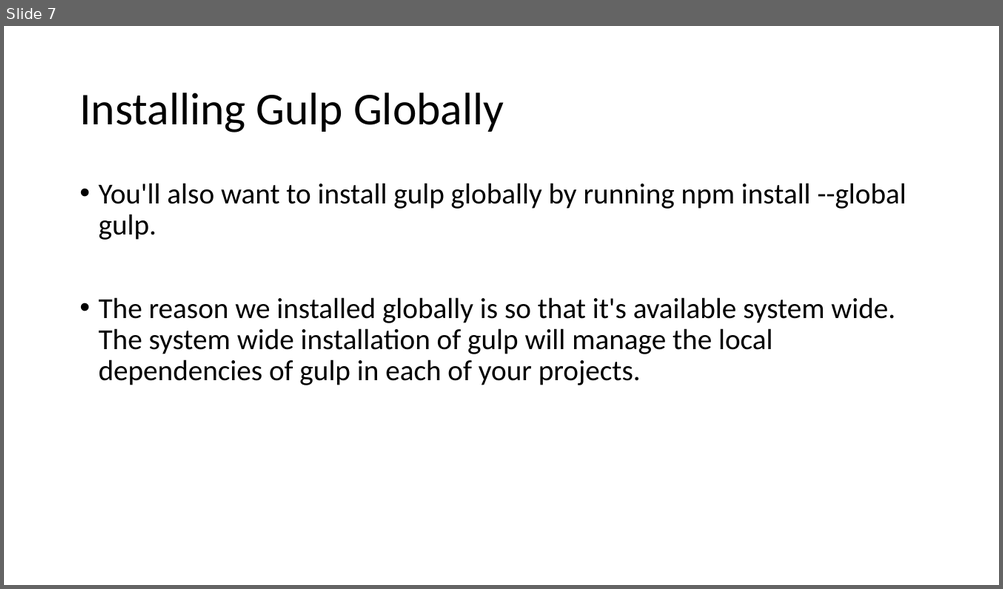
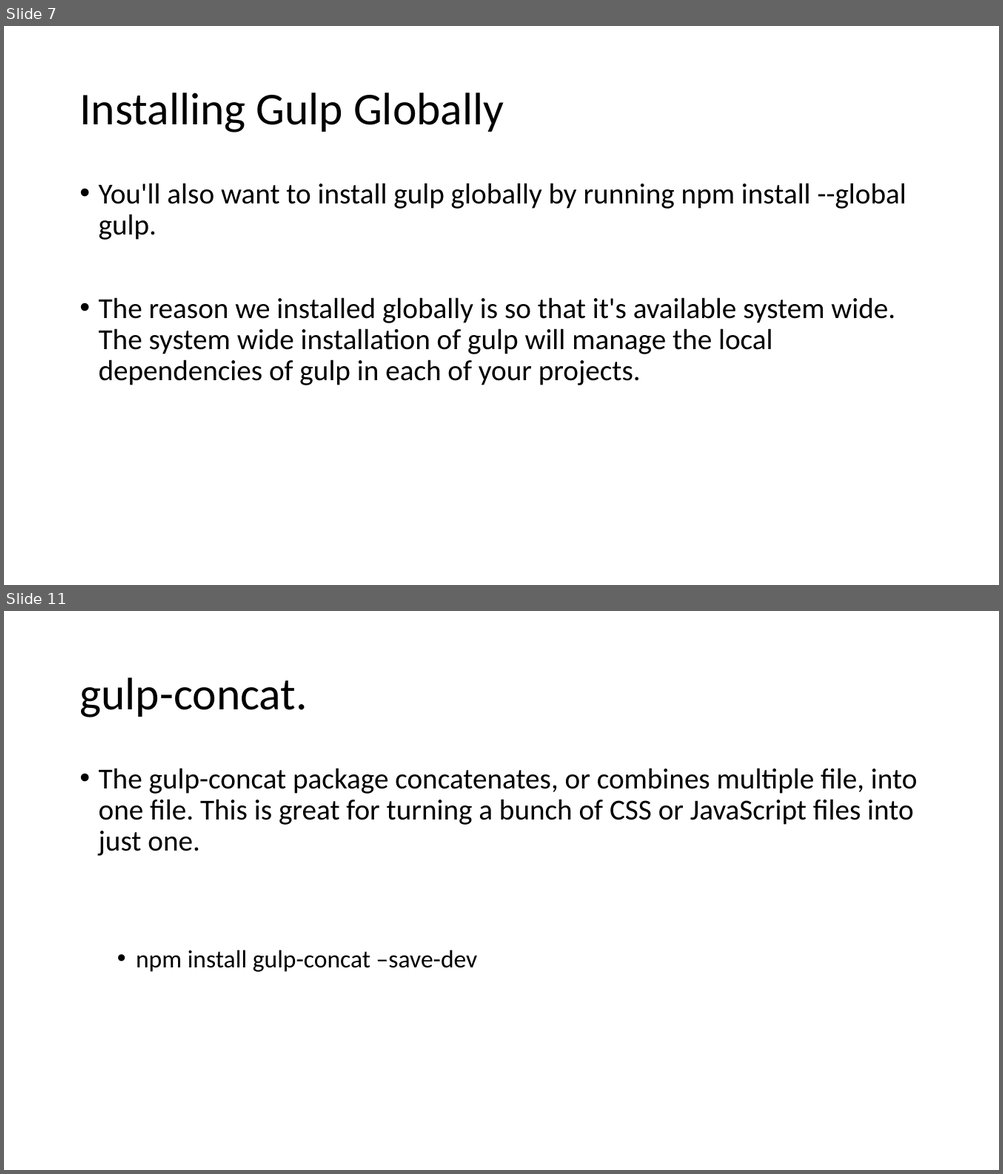
Before and after one commit to AbWahab07/TH-Gulp, a slide deck: Gulp Basics.pptx. Shown one above the other, each under a label of ours: slide 7 before the commit, slides 7 and 11 after it; the slides between them are not shown. The pictures are 1003x589 and 1003x1174 pixels, drawn with LibreOffice and Linux fonts; fonts in the diff are those of the drawing. Boxes give left, top, right and bottom in pixels: in the first picture for what was removed or moved away, otherwise in the second. Text is boxed around its words. In the diff, an @@ line names an element or a change of style, - is before the commit and + after.

Commit message:
Add required css. Implemented concatenation task of JS files

```diff
--- a/Gulp Basics.pptx
+++ b/Gulp Basics.pptx
@@ slide 11 added at box(4, 611, 999, 1170), background #FFFFFF @@
@@ title added at box(79, 678, 307, 718), 44 pt, text #000000 @@
+gulp-concat.
@@ text added at box(99, 768, 917, 972), 28 pt, text #000000 @@
+• The gulp-concat package concatenates, or combines multiple file, into one file. This is great for turning a bunch of CSS or JavaScript files into just one.
+  • npm install gulp-concat –save-dev
```
Also in this commit, not shown: 6 other slides added, 6 other files.
